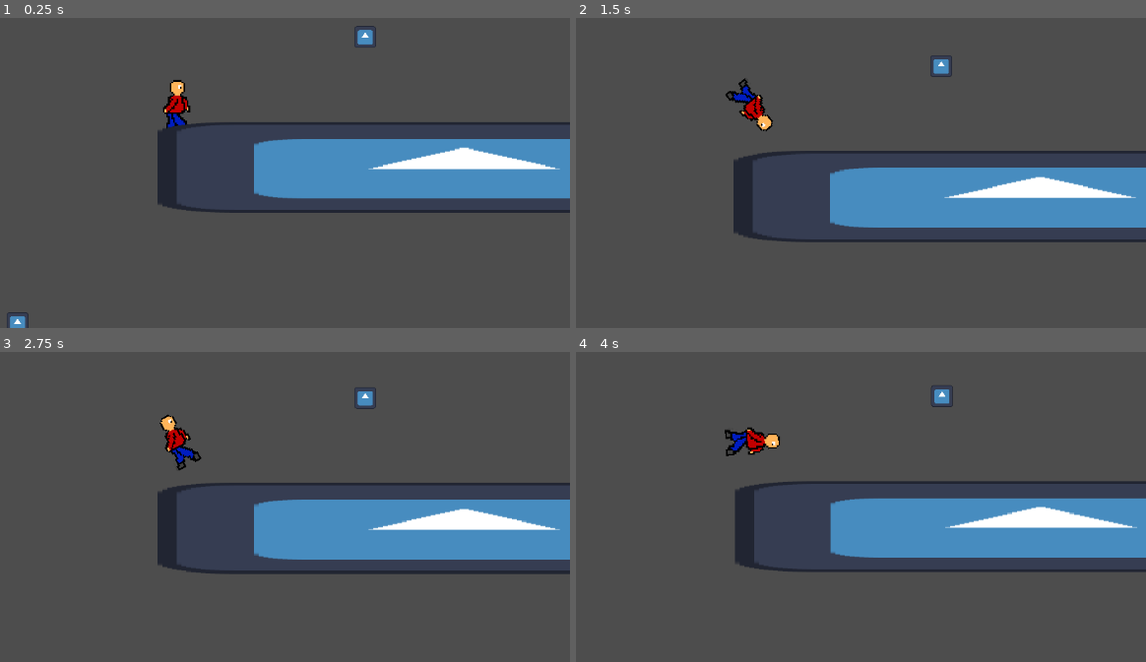
Above: before the commit, frames 1-4 (two rows, left to right).
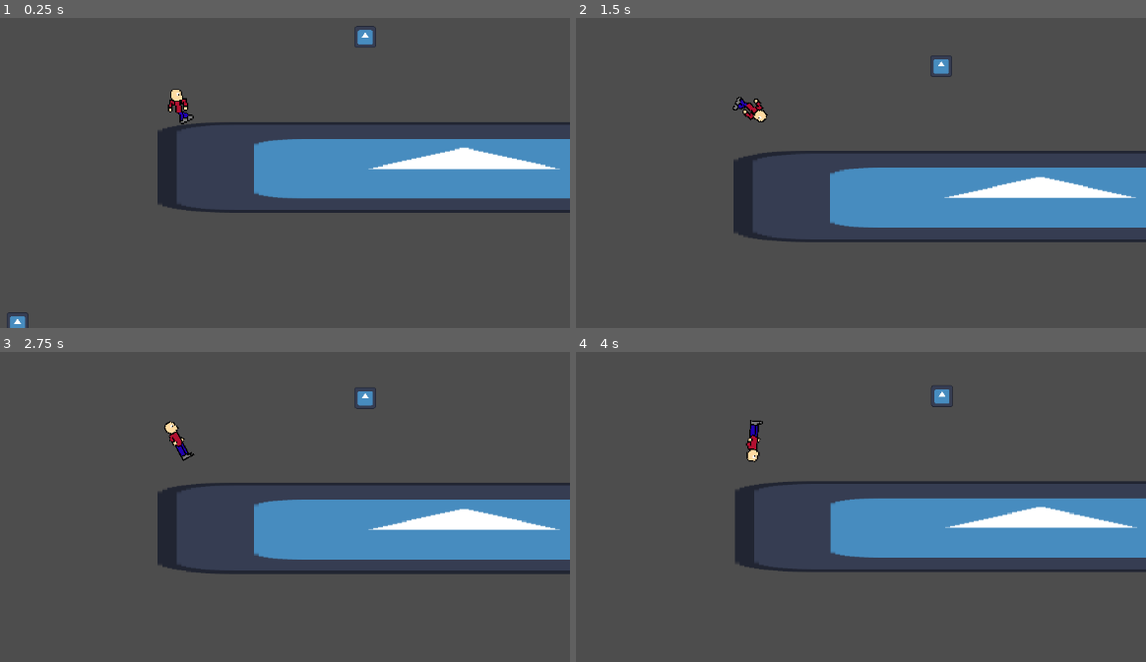
Above: after the commit, the same moments.

Repository: Spunboing/2025GMTK_loop
Game: Godot game, scene res://scenes&scripts/grapple_test.tscn
Same seed, same stepped clock (60 frames per second), same inputs: the game is played once before the commit and once after it. The engine's default icon, where the game draws it, is replaced by a stand-in: a white triangle on a blue panel in a dark square.
Inputs (mouse positions are in pixels of both pictures, inside the frame that each line leads up to):
- Up to frame 1 (0.25 s): no input
- Up to frame 2 (1.5 s): move the mouse to (923, 86) at 0.52 s; hold E (flip_right) from 0.53 s (still down); click (923, 86) at 0.6 s; tap Space (jump) at 0.77, 0.8, 1.07, 1.35 s; move the mouse to (593, 129) at 1.27 s
- Up to frame 3 (2.75 s): tap Space (jump) at 1.52, 1.82, 2.3 s; click (17, 463) at 1.55 s; move the mouse to (outside the picture) at 2.02 s; release E (flip_right) at 2.03 s; hold Q (flip_left) from 2.03 s (still down); click (outside the picture) at 2.1 s
- Up to frame 4 (4 s): move the mouse to (712, 528) at 2.77 s; release Q (flip_left) at 2.78 s; hold E (flip_right) from 2.78 s (still down); click (712, 528) at 2.85 s; tap Space (jump) at 3.02, 3.32, 3.6, 3.77 s; move the mouse to (986, 507) at 3.52 s

The runs differ from the first frame. In frame 1, 0.5% of the frame differs, in the area x 28-35%, y 20-36%; in frame 2, 0.6%; in frame 3, 0.5%; in frame 4, 0.6%, in the area x 26-36%, y 21-36%.

Commit message:
updated pogo's player sprite and maybe changed a few things

Diff:
--- a/project.godot
+++ b/project.godot
@@ -37,23 +37,25 @@
 left_click={
 "deadzone": 0.2,
 "events": [Object(InputEventMouseButton,"resource_local_to_scene":false,"resource_name":"","device":-1,"window_id":0,"a …(253 unchanged characters)…
-, Object(InputEventJoypadButton,"resource_local_to_scene":false,"resource_name":"","device":-1,"button_index":0,"pressure":0.0,"pressed":false,"script":null)
 , Object(InputEventJoypadButton,"resource_local_to_scene":false,"resource_name":"","device":-1,"button_index":1,"pressure":0.0,"pressed":false,"script":null)
 ]
 }
 jump={
 "deadzone": 0.2,
 "events": [Object(InputEventKey,"resource_local_to_scene":false,"resource_name":"","device":-1,"window_id":0,"alt_press …(191 unchanged characters)…
+, Object(InputEventJoypadButton,"resource_local_to_scene":false,"resource_name":"","device":-1,"button_index":0,"pressure":0.0,"pressed":false,"script":null)
 ]
 }
 flip_left={
 "deadzone": 0.2,
 "events": [Object(InputEventKey,"resource_local_to_scene":false,"resource_name":"","device":-1,"window_id":0,"alt_press …(192 unchanged characters)…
+, Object(InputEventJoypadMotion,"resource_local_to_scene":false,"resource_name":"","device":-1,"axis":2,"axis_value":-1.0,"script":null)
 ]
 }
 flip_right={
 "deadzone": 0.2,
 "events": [Object(InputEventKey,"resource_local_to_scene":false,"resource_name":"","device":-1,"window_id":0,"alt_press …(192 unchanged characters)…
+, Object(InputEventJoypadMotion,"resource_local_to_scene":false,"resource_name":"","device":-1,"axis":2,"axis_value":1.0,"script":null)
 ]
 }
 
--- a/scenes&scripts/player.gd
+++ b/scenes&scripts/player.gd
@@ -2,6 +2,7 @@
 
 @onready var raycast: Node = $Raycast
 @onready var animated_sprite: AnimatedSprite2D = $AnimatedSprite2D
+@onready var arm = $Arm
 
 const SPEED = 500.0
 const JUMP_VELOCITY = -600.0
@@ -33,6 +34,7 @@
 
 func _ready() -> void:
 	current_rope_length = ROPE_LENGTH
+	arm.visible = false
 
 func _physics_process(delta: float) -> void:
 	# Add the gravity.
@@ -43,6 +45,10 @@
 	if Input.is_action_just_pressed("jump") and is_on_floor():
 		velocity.y = JUMP_VELOCITY
 		$JumpAudio.play()
+		animated_sprite.play("jump")
+
+	if velocity.y > 0 and not hooked:
+		animated_sprite.play("fall")
 
 
 	# Get the input direction and handle the movement/deceleration.
@@ -50,9 +56,9 @@
 	var direction := Input.get_axis("left", "right")
 
 
-	if direction > 0:
+	if velocity.x > 0:
 		animated_sprite.flip_h  = false
-	elif direction < 0:
+	elif velocity.x < 0:
 		animated_sprite.flip_h = true
 
 	if is_on_floor():
@@ -61,13 +67,12 @@
 		else:
 			animated_sprite.play("run")
 
-	if Input.is_action_just_pressed("jump"):
-		animated_sprite.play("jump")
 
 
 
 	if direction:
 		if is_on_floor():
+			hooked = false
 			if abs(velocity.x) < SPEED:
 				velocity.x += direction * ACCEL * delta
 		else:
@@ -87,12 +92,15 @@
 	#update()
 	if hooked:
 		swing(delta)
-		$AnimatedSprite2D.rotation = ((hook_pos - global_position).angle()) + 90
+		if not is_on_floor():
+			arm.visible = true
+		arm.rotation = ((hook_pos - arm.global_position).angle()) + 90
 		spinVel = 0
 		#velocity *= .975 #Swing speed
 
 	var spinInput = Input.get_axis("flip_left", "flip_right")
 	if not is_on_floor() and not hooked:
+		#arm.visible = false
 		spinVel = move_toward(spinVel, spinInput * MAX_SPIN_SPEED, SPIN_ACCEL * delta)
 		$AnimatedSprite2D.rotate(deg_to_rad(spinVel) * delta)
 
@@ -109,7 +117,7 @@
 	if hooked:
 		#print(position)
 		#print(to_local(hook_pos))
-		draw_line(Vector2.ZERO, to_local(hook_pos), Color(0.35, 0.7, 0.9), 3, true) #cyan
+		draw_line(arm.position, to_local(hook_pos), Color(0.35, 0.7, 0.9), 3, true) #cyan
 	else:
 		return
 		#what is this? why is there code below a return?
@@ -117,6 +125,7 @@
 		var collide_point = $Raycast.get_collision_point()
 		if colliding and pos.distance_to(collide_point) < ROPE_LENGTH:
 			draw_line(Vector2.ZERO, to_local(collide_point), Color(1, 1, 1, 0.25), 3, true) #white
+		arm.visible = false
 
 func hook():
 	#$Raycast.look_at(-get_global_mouse_position())
@@ -124,6 +133,8 @@
 
 	if Input.is_action_just_pressed("left_click"):
 		hook_pos = get_hook_pos()
+		if not is_on_floor():
+			animated_sprite.play("grapple")
 		#print(hook_pos)
 		if hook_pos:
 			hooked = true
@@ -131,9 +142,7 @@
 			current_rope_length = global_position.distance_to(hook_pos)
 	if Input.is_action_just_released("left_click") and hooked:
 		hooked = false
-
-	if Input.is_action_just_pressed("left_click") and not is_on_floor():
-		animated_sprite.play("grapple")
+		arm.visible = false
 	elif Input.is_action_just_released("left_click"):
 		animated_sprite.play("idle")
 
--- a/scenes&scripts/player.tscn
+++ b/scenes&scripts/player.tscn
@@ -1,69 +1,134 @@
-[gd_scene load_steps=13 format=3 uid="uid://dtpghtphnrtur"]
+[gd_scene load_steps=21 format=3 uid="uid://dtpghtphnrtur"]
 
 [ext_resource type="Script" uid="uid://c8qr48rrswm3f" path="res://scenes&scripts/player.gd" id="1_ij6vw"]
 [ext_resource type="AudioStream" uid="uid://c058cbrle7v3i" path="res://sfx/jump.wav" id="3_cs8mv"]
 [ext_resource type="AudioStream" uid="uid://c3oucj15sl1ii" path="res://sfx/blipSelect.wav" id="4_83f1l"]
-[ext_resource type="Texture2D" uid="uid://smdkickbnqjx" path="res://sprites/Sprite Sheet.png" id="4_cs8mv"]
 [ext_resource type="AudioStream" uid="uid://wen8shu20p8r" path="res://sfx/grab.wav" id="4_mvksm"]
+[ext_resource type="Texture2D" uid="uid://by3htnp5p6607" path="res://sprites/loopguy.png" id="5_mvksm"]
 
 [sub_resource type="RectangleShape2D" id="RectangleShape2D_ij6vw"]
 size = Vector2(134, 130)
 
-[sub_resource type="AtlasTexture" id="AtlasTexture_cs8mv"]
-atlas = ExtResource("4_cs8mv")
-region = Rect2(48, 0, 16, 32)
-
 [sub_resource type="AtlasTexture" id="AtlasTexture_mvksm"]
-atlas = ExtResource("4_cs8mv")
-region = Rect2(0, 0, 16, 32)
+atlas = ExtResource("5_mvksm")
+region = Rect2(96, 32, 32, 32)
+
+[sub_resource type="AtlasTexture" id="AtlasTexture_83f1l"]
+atlas = ExtResource("5_mvksm")
+region = Rect2(128, 0, 32, 32)
+
+[sub_resource type="AtlasTexture" id="AtlasTexture_seiki"]
+atlas = ExtResource("5_mvksm")
+region = Rect2(0, 32, 32, 32)
 
 [sub_resource type="AtlasTexture" id="AtlasTexture_mj8n8"]
-atlas = ExtResource("4_cs8mv")
-region = Rect2(16, 0, 16, 32)
-
-[sub_resource type="AtlasTexture" id="AtlasTexture_83f1l"]
-atlas = ExtResource("4_cs8mv")
-region = Rect2(16, 0, 16, 32)
-
-[sub_resource type="AtlasTexture" id="AtlasTexture_seiki"]
-atlas = ExtResource("4_cs8mv")
-region = Rect2(32, 0, 16, 32)
-
-[sub_resource type="SpriteFrames" id="SpriteFrames_83f1l"]
+atlas = ExtResource("5_mvksm")
+region = Rect2(32, 32, 32, 32)
+
+[sub_resource type="AtlasTexture" id="AtlasTexture_dw6d4"]
+atlas = ExtResource("5_mvksm")
+region = Rect2(0, 0, 32, 32)
+
+[sub_resource type="AtlasTexture" id="AtlasTexture_pajsh"]
+atlas = ExtResource("5_mvksm")
+region = Rect2(32, 0, 32, 32)
+
+[sub_resource type="AtlasTexture" id="AtlasTexture_rsf1m"]
+atlas = ExtResource("5_mvksm")
+region = Rect2(64, 32, 32, 32)
+
+[sub_resource type="AtlasTexture" id="AtlasTexture_gkbhq"]
+atlas = ExtResource("5_mvksm")
+region = Rect2(96, 32, 32, 32)
+
+[sub_resource type="AtlasTexture" id="AtlasTexture_lepmn"]
+atlas = ExtResource("5_mvksm")
+region = Rect2(64, 0, 32, 32)
+
+[sub_resource type="AtlasTexture" id="AtlasTexture_2oquo"]
+atlas = ExtResource("5_mvksm")
+region = Rect2(0, 0, 32, 32)
+
+[sub_resource type="AtlasTexture" id="AtlasTexture_1imlp"]
+atlas = ExtResource("5_mvksm")
+region = Rect2(96, 0, 32, 32)
+
+[sub_resource type="SpriteFrames" id="SpriteFrames_mr2mj"]
 animations = [{
 "frames": [{
 "duration": 1.0,
-"texture": SubResource("AtlasTexture_cs8mv")
+"texture": SubResource("AtlasTexture_mvksm")
 }],
 "loop": true,
+"name": &"fall",
+"speed": 5.0
+}, {
+"frames": [{
+"duration": 1.0,
+"texture": SubResource("AtlasTexture_83f1l")
+}, {
+"duration": 1.0,
+"texture": SubResource("AtlasTexture_seiki")
+}, {
+"duration": 1.0,
+"texture": SubResource("AtlasTexture_mj8n8")
+}],
+"loop": false,
 "name": &"grapple",
 "speed": 5.0
 }, {
 "frames": [{
 "duration": 1.0,
-"texture": SubResource("AtlasTexture_mvksm")
+"texture": SubResource("AtlasTexture_dw6d4")
+}, {
+"duration": 1.0,
+"texture": SubResource("AtlasTexture_pajsh")
 }],
 "loop": true,
 "name": &"idle",
-"speed": 5.0
-}, {
-"frames": [{
-"duration": 1.0,
-"texture": SubResource("AtlasTexture_mj8n8")
-}],
-"loop": true,
+"speed": 2.0
+}, {
+"frames": [{
+"duration": 1.0,
+"texture": SubResource("AtlasTexture_rsf1m")
+}, {
+"duration": 1.0,
+"texture": SubResource("AtlasTexture_gkbhq")
+}],
+"loop": false,
 "name": &"jump",
 "speed": 5.0
 }, {
 "frames": [{
 "duration": 1.0,
-"texture": SubResource("AtlasTexture_83f1l")
-}, {
-"duration": 1.0,
-"texture": SubResource("AtlasTexture_seiki")
+"texture": SubResource("AtlasTexture_lepmn")
+}, {
+"duration": 1.0,
+"texture": SubResource("AtlasTexture_2oquo")
+}, {
+"duration": 1.0,
+"texture": SubResource("AtlasTexture_1imlp")
+}, {
+"duration": 1.0,
+"texture": SubResource("AtlasTexture_2oquo")
 }],
 "loop": true,
 "name": &"run",
+"speed": 4.0
+}]
+
+[sub_resource type="AtlasTexture" id="AtlasTexture_jebud"]
+atlas = ExtResource("5_mvksm")
+region = Rect2(128, 32, 32, 32)
+
+[sub_resource type="SpriteFrames" id="SpriteFrames_4j65y"]
+animations = [{
+"frames": [{
+"duration": 1.0,
+"texture": SubResource("AtlasTexture_jebud")
+}],
+"loop": true,
+"name": &"default",
 "speed": 5.0
 }]
 
@@ -71,7 +136,6 @@
 script = ExtResource("1_ij6vw")
 
 [node name="Raycast" type="Node2D" parent="."]
-visible = false
 
 [node name="RayCast2D" type="RayCast2D" parent="Raycast" groups=["raycast"]]
 rotation = -2.35619
@@ -276,6 +340,12 @@
 stream = ExtResource("4_83f1l")
 
 [node name="AnimatedSprite2D" type="AnimatedSprite2D" parent="."]
-scale = Vector2(10, 10)
-sprite_frames = SubResource("SpriteFrames_83f1l")
-animation = &"jump"
+scale = Vector2(7.5625, 7.5625)
+sprite_frames = SubResource("SpriteFrames_mr2mj")
+animation = &"fall"
+
+[node name="Arm" type="AnimatedSprite2D" parent="."]
+position = Vector2(0, -23)
+rotation = 0.00660015
+scale = Vector2(7.562, 7.562)
+sprite_frames = SubResource("SpriteFrames_4j65y")
Binary file removed: sprites/Sprite Sheet.png
Binary file added: sprites/loopguy.png
Not shown, changed: sprites/loopguy.png.import
